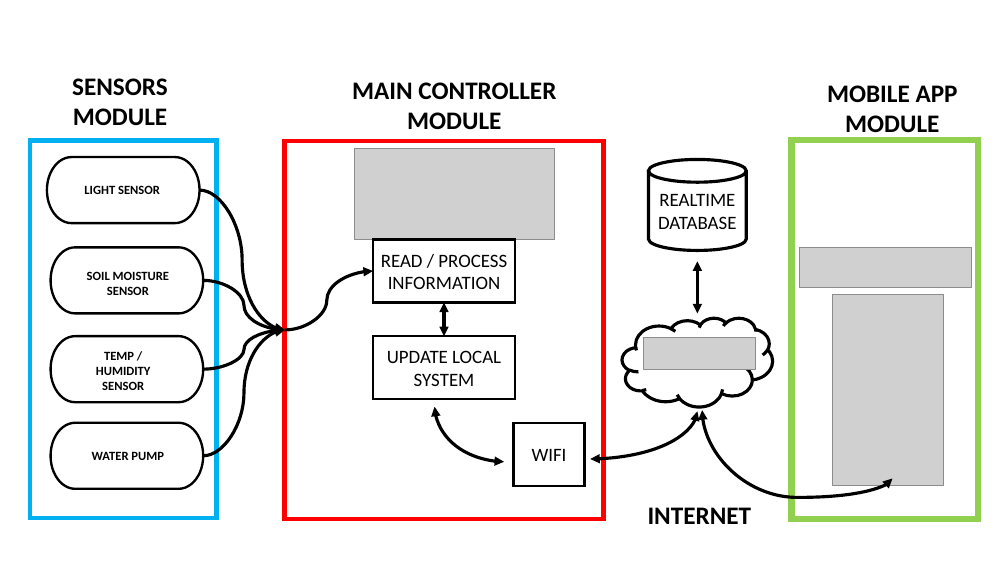
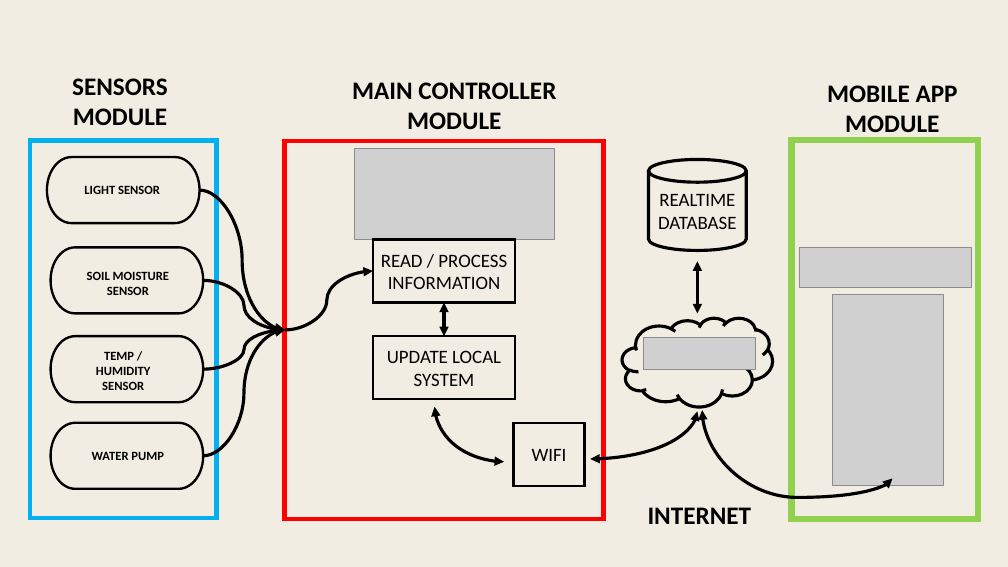
Before and after one commit to tjfitzster/HDIP_FinalProject_24-7Gardner, a slide deck: slide 1 of Project Documets/Archecture Diagram.pptx. Drawn at 1008x567 pixels with LibreOffice and Linux fonts; fonts in the diff are those of the drawing; grey boxes stand for pictures. Boxes give left, top, right and bottom in pixels: in the first picture for what was removed or moved away, otherwise in the second. Text is boxed around its words. In the diff, an @@ line names an element or a change of style, - is before the commit and + after.

```diff
--- a/Project Documets/Archecture Diagram.pptx
+++ b/Project Documets/Archecture Diagram.pptx
@@ background #FFFFFF to #F1EDE2 @@
```
Also in this commit, not shown: 1 slide added, 34 other files.
